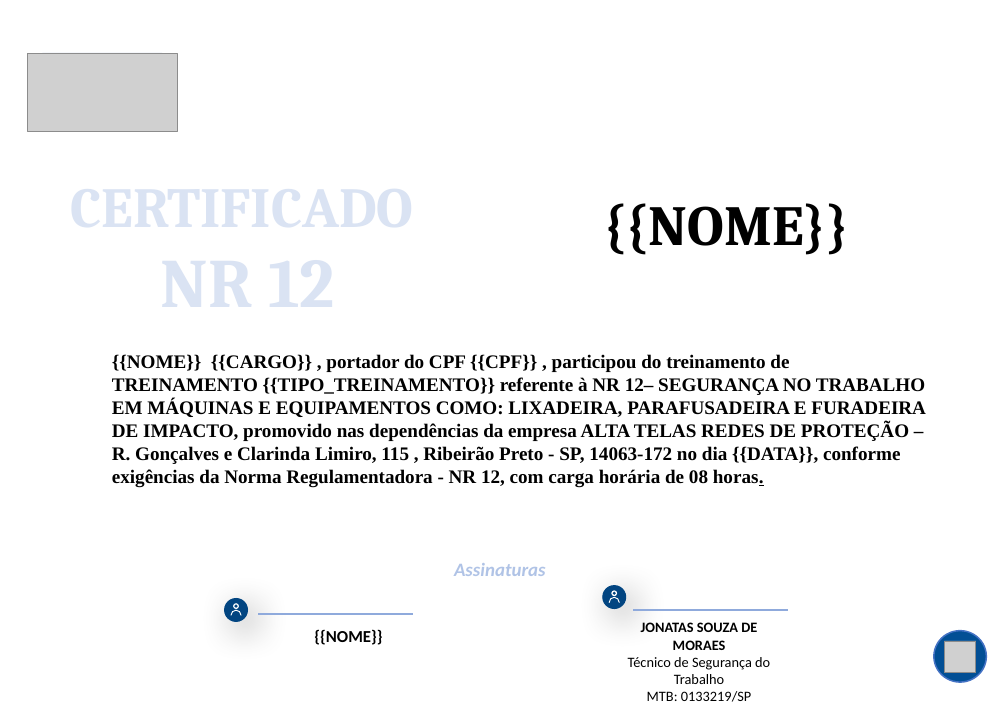
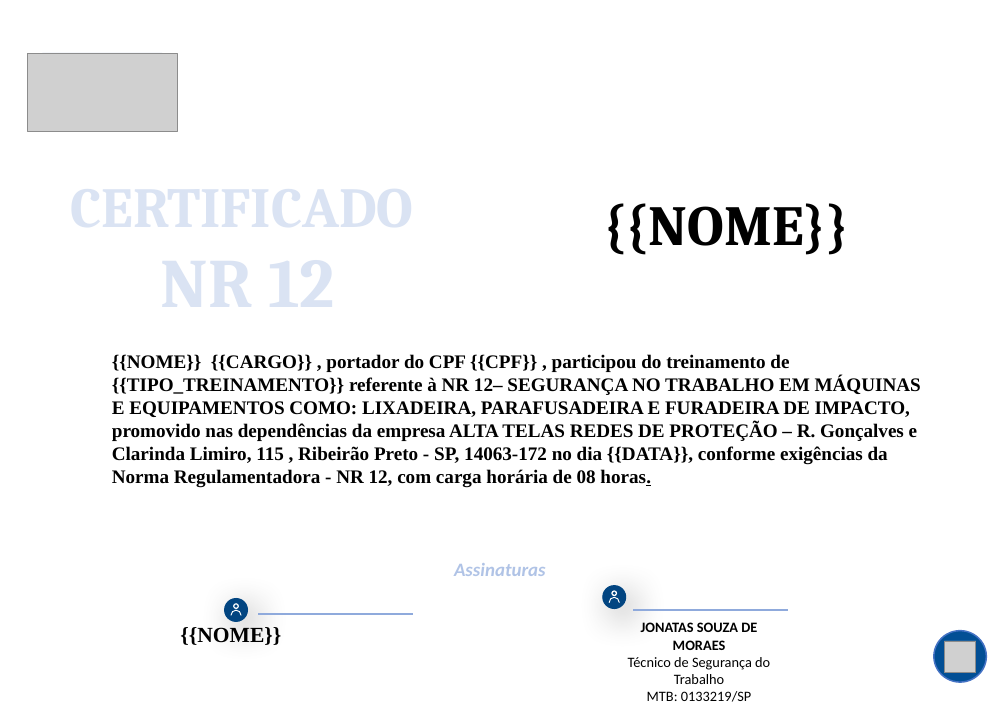
Before and after one commit to LevitaSofia/appcertificadosnrs, a slide deck: slide 1 of modelos_nr/NR12_modelo.pptx. Drawn at 1008x713 pixels with LibreOffice and Linux fonts; fonts in the diff are those of the drawing; grey boxes stand for pictures; background and template pictures are left out. Boxes give left, top, right and bottom in pixels: in the first picture for what was removed or moved away, otherwise in the second. Text is boxed around its words. In the diff, an @@ line names an element or a change of style, - is before the commit and + after.

Commit message:
Atualização: sistema de geração de certificados em PDF com alta qualidade e ajustes NR01

```diff
--- a/modelos_nr/NR12_modelo.pptx
+++ b/modelos_nr/NR12_modelo.pptx
@@ text at [112,354,921,487]: text changed @@
-{{NOME}} {{CARGO}} , portador do CPF {{CPF}} , participou do treinamento de TREINAMENTO {{TIPO_TREINAMENTO}} referente à NR 12– SEGURANÇA NO TRABALHO EM MÁQUINAS E EQUIPAMENTOS COMO: LIXADEIRA, PARAFUSADEIRA E FURADEIRA DE IMPACTO, promovido nas dependências da empresa ALTA TELAS REDES DE PROTEÇÃO – R. Gonçalves e Clarinda Limiro, 115 , Ribeirão Preto - SP, 14063-172 no dia {{DATA}}, conforme exigências da Norma Regulamentadora - NR 12, com carga horária de 08 horas.
+{{NOME}} {{CARGO}} , portador do CPF {{CPF}} , participou do treinamento de {{TIPO_TREINAMENTO}} referente à NR 12– SEGURANÇA NO TRABALHO EM MÁQUINAS E EQUIPAMENTOS COMO: LIXADEIRA, PARAFUSADEIRA E FURADEIRA DE IMPACTO, promovido nas dependências da empresa ALTA TELAS REDES DE PROTEÇÃO – R. Gonçalves e Clarinda Limiro, 115 , Ribeirão Preto - SP, 14063-172 no dia {{DATA}}, conforme exigências da Norma Regulamentadora - NR 12, com carga horária de 08 horas.
@@ text "{{NOME}}": place and size @@
-text "{{NOME}}" at [314,629,382,645]
+text "{{NOME}}" at [180,627,281,645]
@@ text "{{NOME}}" at [180,627,281,645]: size 14 to 18 pt, font Calibri to Times New Roman; alignment centre to left @@
```
Also in this commit, not shown: 24 other files.
